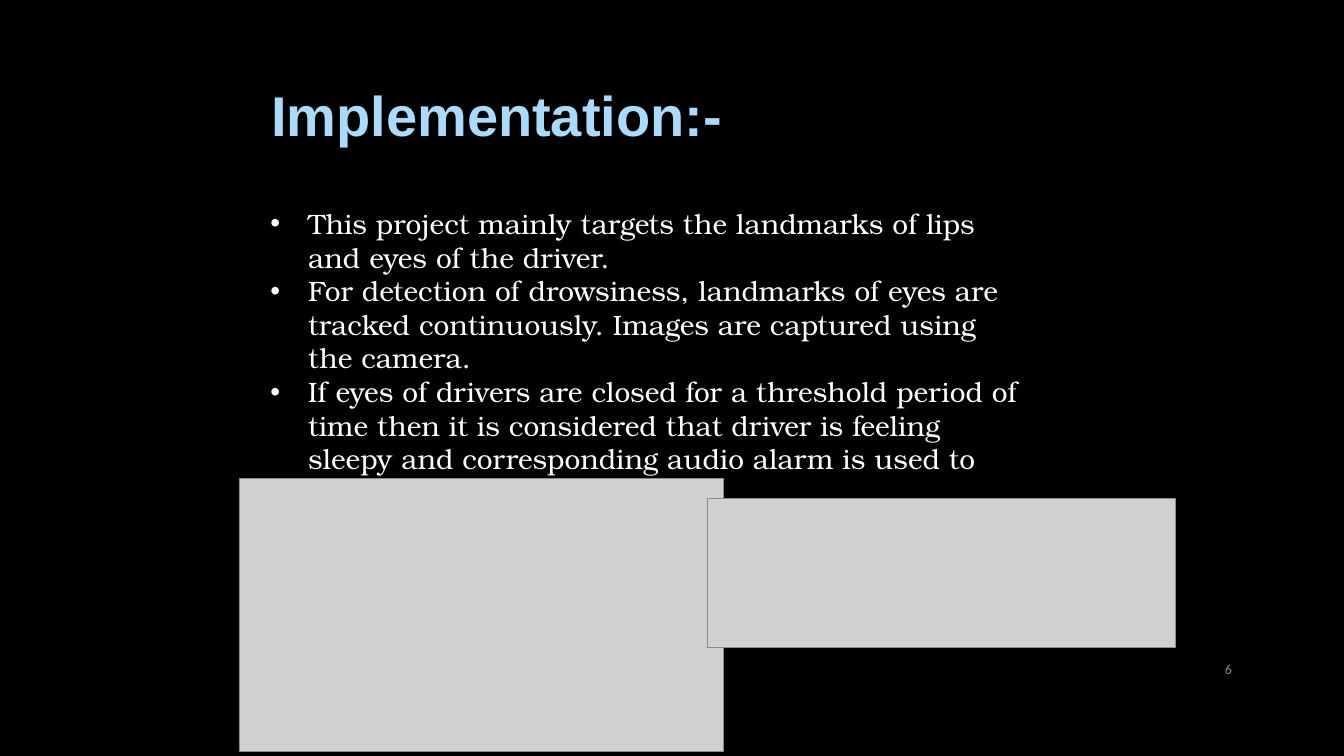
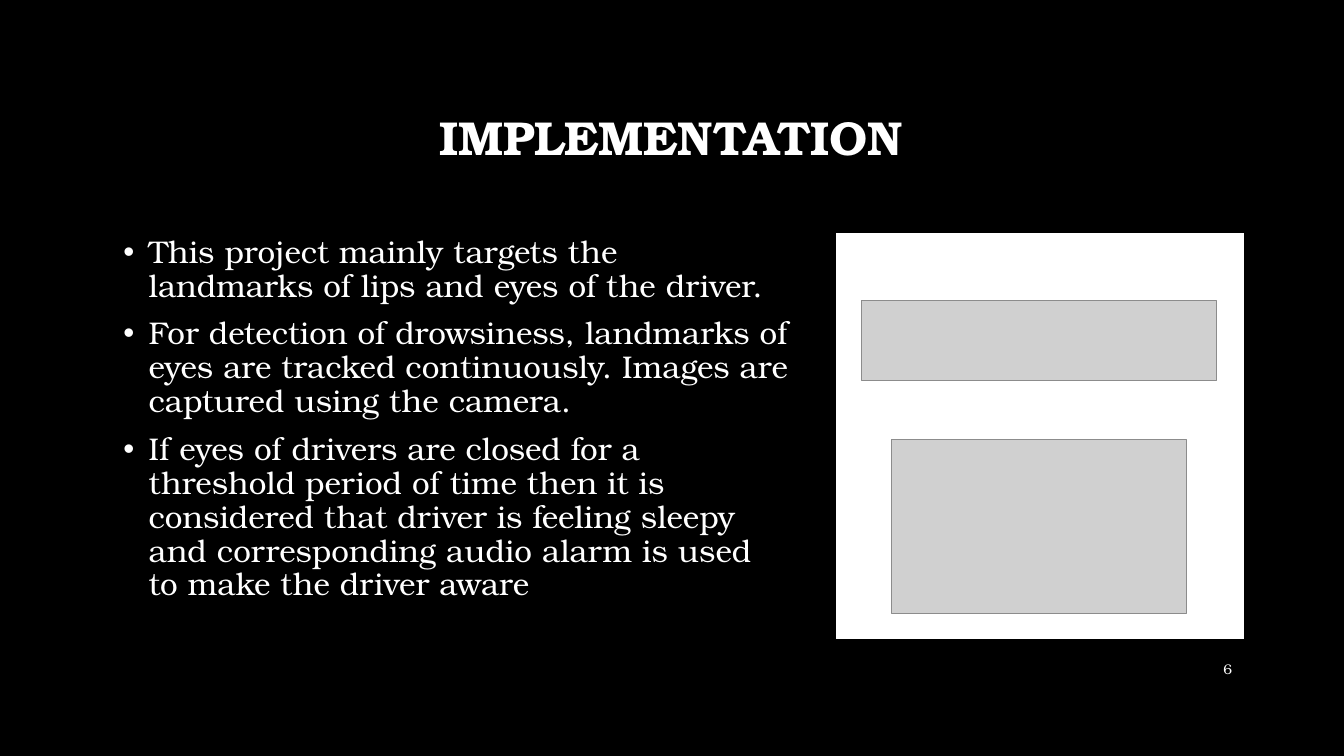
Before and after one commit to MRDGH2821/Drowsiness-Detector, a slide deck: slide 6 of Drowsiness Detector.pptx. Drawn at 1344x756 pixels with LibreOffice and Linux fonts; fonts in the diff are those of the drawing; grey boxes stand for pictures; background and template pictures are left out. Boxes give left, top, right and bottom in pixels: in the first picture for what was removed or moved away, otherwise in the second. Text is boxed around its words. In the diff, an @@ line names an element or a change of style, - is before the commit and + after.

```diff
--- a/Drowsiness Detector.pptx
+++ b/Drowsiness Detector.pptx
@@ title "IMPLEMENTATION" at <box>439,122,903,156</box>: vertical alignment top to middle @@
@@ title at <box>439,122,903,156</box>: text changed; size 40 to 34 pt; font Arial to TeX Gyre Bonum; text colour #ABDAFC to #FFFFFF @@
-Implementation:-
+IMPLEMENTATION
@@ text "This project mainly targets the ...": place and size @@
-text "This project mainly targets the ..." at <box>308,213,1017,479</box>
+text "This project mainly targets the ..." at <box>149,240,788,596</box>
@@ text at <box>149,240,788,420</box>: size 20 to 22.4 pt in "This project mainly targets the landmarks of ...", "For detection of drowsiness, landmarks of eyes ..."; indent changed; line spacing 1 to 0.9; more space between paragraphs @@
@@ rectangle added at <box>847,244,1234,629</box>, fill #FFFFFF, outline #FFFFFF 15 pt @@
@@ picture: place and size @@
-picture at <box>708,498,1176,647</box>
+picture at <box>862,300,1217,380</box>
@@ text at <box>149,437,751,596</box>: text changed; size 20 to 22.4 pt @@
-• If eyes of drivers are closed for a threshold period of time then it is considered that driver is feeling sleepy and corresponding audio alarm is used to make the driver aware.
+• If eyes of drivers are closed for a threshold period of time then it is considered that driver is feeling sleepy and corresponding audio alarm is used to make the driver aware
@@ picture: place and size @@
-picture at <box>240,478,724,751</box>
+picture at <box>892,440,1187,613</box>
@@ page number at <box>1223,664,1232,674</box>: font Calibri to TeX Gyre Bonum, text colour #898989 to #FFFFFF; more space between paragraphs @@
```
Also in this commit, not shown: 12 other slides changed, 1 slide added.
